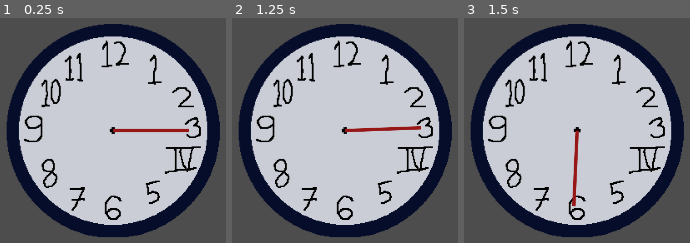
Above: before the commit, frames 1-3 (left to right).
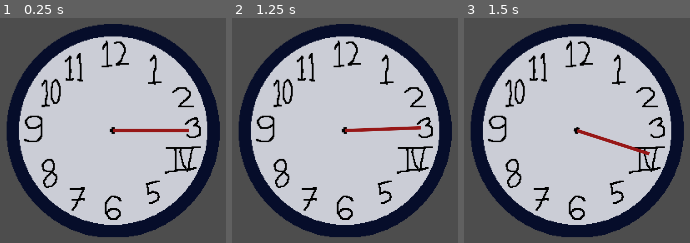
Above: after the commit, the same moments.

Repository: Aarfdark/gmtk-2026
Game: Godot game, scene res://main.tscn
Same seed, same stepped clock (60 frames per second), same inputs: the game is played once before the commit and once after it.
Inputs (mouse positions are in pixels of both pictures, inside the frame that each line leads up to):
- Up to frame 1 (0.25 s): no input
- Up to frame 2 (1.25 s): tap Enter at 0.5 s; move the mouse to (387, 128) at 0.52 s; press the mouse at (387, 128) at 0.53 s
- Up to frame 3 (1.5 s): tap Space at 1.25 s; move the mouse to (572, 222) at 1.27 s; release the mouse at (572, 222) at 1.28 s; click (572, 222) at 1.35 s

Frames 1-2 are identical in both runs. In frame 3, 1.2% of the frame differs, in the area x 47-83%, y 48-84%.

Commit message:
trying to do hand drag, i'm so close

Diff:
--- a/src/clock/clock.gd
+++ b/src/clock/clock.gd
@@ -7,30 +7,42 @@
 var mouse_on_hand := false
 var clicking_on_hand := false
 var progress: float = 0.0
+var rot_speed: float = PI/45
+var hand_length: int = 182
 
 signal revolution_completed
 
 var debug = 0
 func _physics_process(_delta: float) -> void:
-	############# DEBUG #############
-	#if debug == (0.5)*60:
-		#print("progress: %f" % progress)
-		#debug = 0
-	#debug += 1
-	############# DEBUG #############
-
 	if !clicking_on_hand:
 		return
 
-	hand.look_at(get_global_mouse_position())
+	#hand.look_at(get_global_mouse_position())
+	var hand_to_mouse_vec := get_global_mouse_position() - position
+	var hand_to_mouse_dir := atan2(hand_to_mouse_vec.y, hand_to_mouse_vec.x)
+	var angle_threshold = PI/72
+	if hand.rotation > hand_to_mouse_dir + angle_threshold:
+		hand.rotate(-rot_speed)
+	elif hand.rotation < hand_to_mouse_dir - angle_threshold:
+		hand.rotate(rot_speed)
+	else:
+		hand.look_at(get_global_mouse_position())
+
 	progress += hand.rotation - last_rotation
 	last_rotation = hand.rotation
 
 	if progress <= -TAU: # one counter-clockwise rotation
 		progress += TAU
 		revolution_completed.emit()
-	if progress >= TAU: # one clockwise rotation (doesn't do anything)
+	elif progress >= TAU: # one clockwise rotation (doesn't do anything)
 		progress -= TAU
+
+	############# DEBUG #############
+	if debug == (1)*60:
+		debug = 0
+		print("hand_rotation: %f | hand_to_mouse_dir: %f" % [hand.rotation, hand_to_mouse_dir])
+	debug += 1
+	############# DEBUG #############
 
 func _input(event: InputEvent) -> void:
 	if event.is_action_pressed("left_click"):
@@ -40,7 +52,6 @@
 			if clicking_on_hand:
 				clicking_on_hand = false
 
-
 func _on_area_2d_mouse_entered() -> void:
 	mouse_on_hand = true
 
